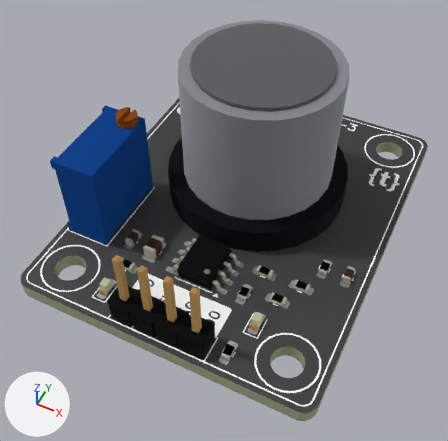
One commit to the glTF model assets/img/kit/s07.glb: the scene before it, then after it.
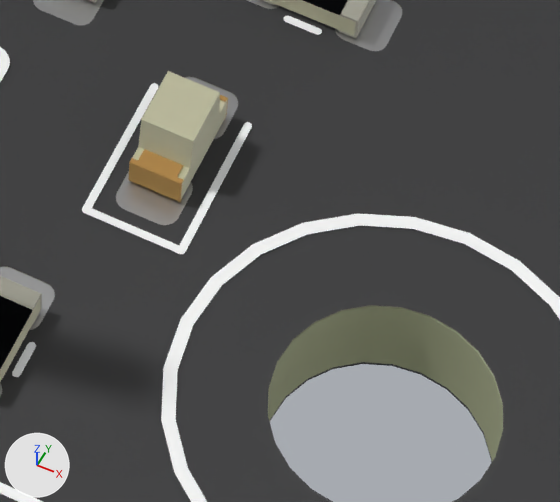
The first picture shows the older version from a camera (50 mm lens) standing at (0.1354, -0.1637, 0.0522) and looking at (0.1158, -0.1245, 0.0032). The close-ups show the older and then the newer version on the part from 51% to 70% of the width and 68% to 85% of the height of that picture. Only the edits that show in the close-ups are written down. Arrows for +X, +Y and +Z are at lower left; the lights stay in place. Where no turn or scale is listed for an object, it has been applied to the vertices. Vertices at exactly the same position are counted once.

The older version as bpy lines, for what is in view:
```python
me_mq3_alcohol_silkscreen = bpy.data.meshes.new('mq3-alcohol_silkscreen')
me_mq3_alcohol_silkscreen.from_pydata(...)  # 2528 vertices, 2474 faces; spans x 0.1005..0.1315, y -0.1395..-0.1005, z 0.0016
me_mq3_alcohol_silkscreen.materials.append(mat_mat_17)  # white #fbfbfb
me_mq3_alcohol_soldermask = bpy.data.meshes.new('mq3-alcohol_soldermask')
me_mq3_alcohol_soldermask.from_pydata(...)  # 1324 vertices, 1420 faces; spans x 0.1..0.132, y -0.14..-0.1, z 0.0016
me_mq3_alcohol_soldermask.materials.append(mat_mat_19)  # dark grey #343437
me_r_0603_1608metric = bpy.data.meshes.new('R_0603_1608Metric')
me_r_0603_1608metric.from_pydata(...)  # 124 vertices, 244 faces; spans x -0.0004..0.0004, y -0.0008..0.0008, z 0.0..0.00045
# faces by material slot: [220, 14, 10]
me_r_0603_1608metric.materials.append(mat_mat_0)  # light grey #d2d1c7
me_r_0603_1608metric.materials.append(mat_mat_1)  # pale yellow #e4e3cf
me_r_0603_1608metric.materials.append(mat_mat_2)  # black #151618
ob_0_1_1_11 = bpy.data.objects.new('=>[0:1:1:11]', me_mq3_alcohol_silkscreen)
ob_0_1_1_11.location = (0.0, 0.0, 0.0)
ob_0_1_1_13 = bpy.data.objects.new('=>[0:1:1:13]', me_mq3_alcohol_soldermask)
ob_0_1_1_13.location = (0.0, 0.0, 0.0)
ob_r14 = bpy.data.objects.new('R14', me_r_0603_1608metric)
ob_r14.location = (0.12278, -0.13753, 0.0016)
# also in view: 'R11' at (0.1245, -0.1303, 0.0018); '=>[0:1:1:15]' at (0.116, -0.12, 0.0008); '=>[0:1:1:10]' at (0.1164, -0.1255, 0.0008); 'D10' at (0.1238, -0.1335, 0.0021)
```
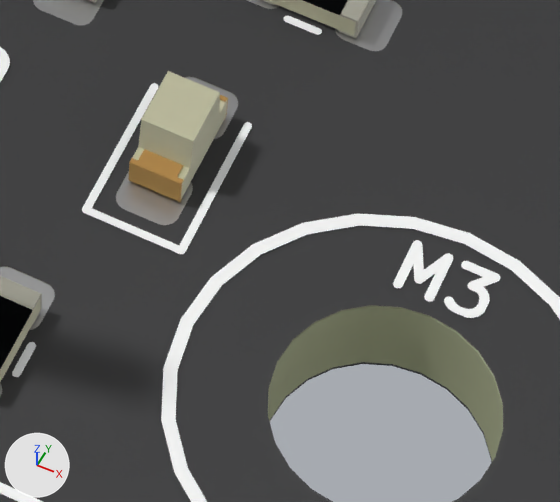
Boxes [x1, y1, x2, y2] around the edits, measured in the close-ups (560 x 502 px):
part 1 of me_mq3_alcohol_silkscreen, added: after [444, 261, 500, 318]
part 2 of me_mq3_alcohol_silkscreen, added: after [393, 240, 453, 302]

The change, as a list of edits to the scene's bpy script:
```text
Change me_mq3_alcohol_silkscreen:
    used by ob_0_1_1_11; location = (0.0, 0.0, 0.0)
    remove me_mq3_alcohol_silkscreen.from_pydata(...)  # 2528 vertices, 2474 faces; spans x 0.1005..0.1315, y -0.1395..-0.1005, z 0.0016
    add me_mq3_alcohol_silkscreen.from_pydata(...)  # 3088 vertices, 3018 faces; spans x 0.1005..0.1315, y -0.1395..-0.1005, z 0.0016
    me_mq3_alcohol_silkscreen part 1: a new loose piece of 75 vertices spanning x 0.1281..0.1287, y -0.1342..-0.1334, z 0.0016, in mat_mat_17 (white #fbfbfb)
    me_mq3_alcohol_silkscreen part 2: a new loose piece of 65 vertices spanning x 0.1273..0.128, y -0.1342..-0.1334, z 0.0016, in mat_mat_17 (white #fbfbfb)
    other edits to the shape of me_mq3_alcohol_silkscreen do not show in these pictures
```
